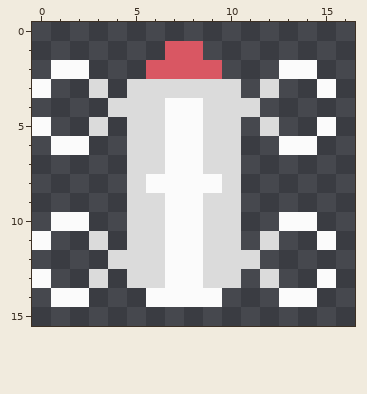
Two versions of one pixel-art sprite, Assets/Art/Sprites/Player.png. Above is the file before it was changed.
The file is 32x32 pixels. Shown: x 0..16, y 0..15.
The same view after the edit:
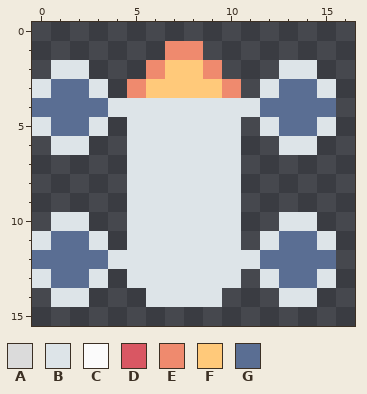
Palette (. is transparent): A #dbdbdb  B #dde4e8  C #fbfbfb  D #d95763  E #ef8a6e  F #ffc97a  G #5a6e93
Diff:
Changed rows in their new state; - is an unchanged pixel.
first column x 0:
 1 -------EE-------
 2 -BB---EFFE---BB-
 3 BGGB-EFFFFE-BGGB
 4 GGGGBBBBBBBBGGGG
 5 BGGB-BBBBBB-BGGB
 6 -BB--BBBBBB--BB-
 7 -----BBBBBB-----
 8 -----BBBBBB-----
 9 -----BBBBBB-----
10 -BB--BBBBBB--BB-
11 BGGB-BBBBBB-BGGB
12 GGGGBBBBBBBBGGGG
13 BGGB-BBBBBB-BGGB
14 -BB---BBBB---BB-
